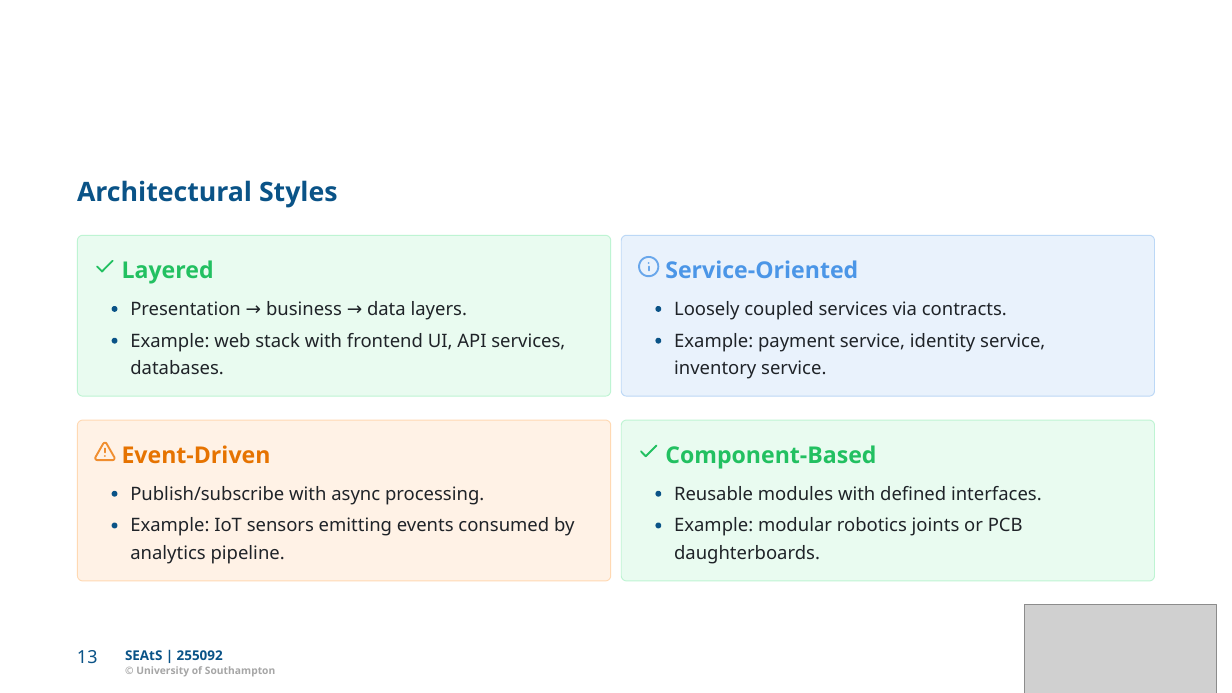
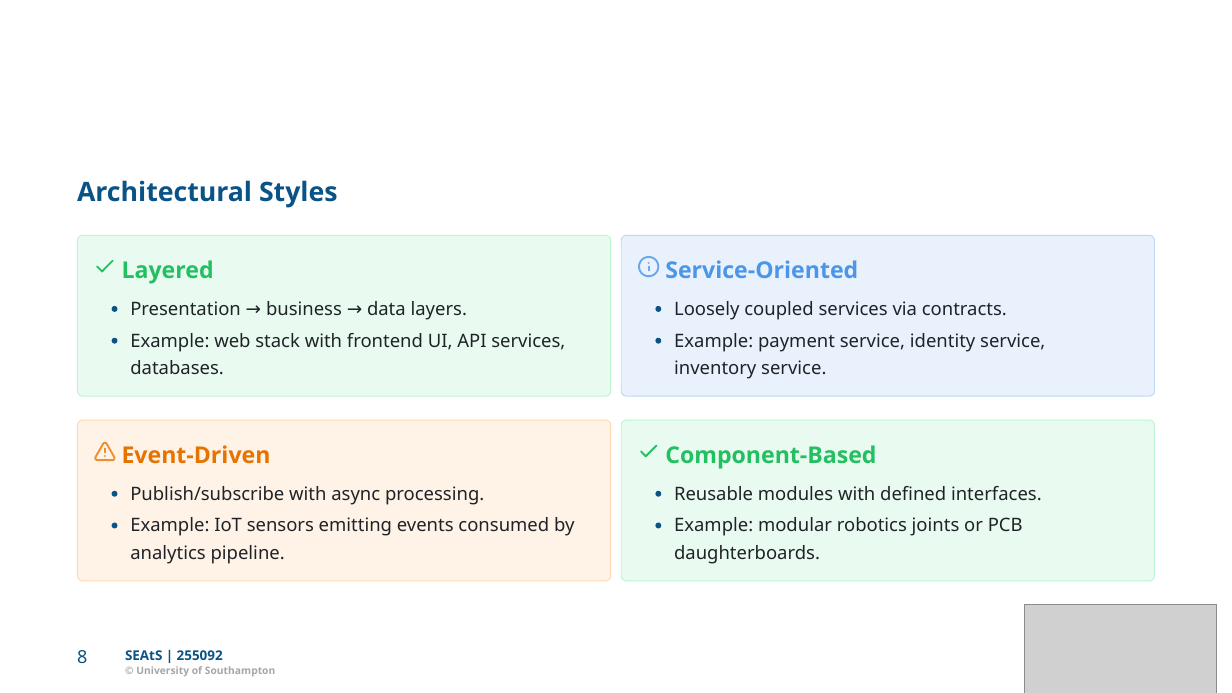
Before and after one commit to Dr-AlHashimy/Module_AICE2005_2627, a slide deck: slide 8 of html/COMP-_L6.1_Lecture.pptx (slide 13 before the commit). Drawn at 1232x693 pixels with LibreOffice and Linux fonts; fonts in the diff are those of the drawing; grey boxes stand for pictures. Boxes give left, top, right and bottom in pixels: in the first picture for what was removed or moved away, otherwise in the second. Text is boxed around its words. In the diff, an @@ line names an element or a change of style, - is before the commit and + after.

```diff
--- a/html/COMP-_L6.1_Lecture.pptx
+++ b/html/COMP-_L6.1_Lecture.pptx
@@ freeform shape: place and size @@
-freeform shape at <box>69,641,108,672</box>
+freeform shape at <box>69,641,96,672</box>
@@ text removed at <box>77,650,98,664</box> @@
-13
@@ text added at <box>77,650,87,663</box>, 14 pt, text #0A5387 @@
+8
```
Also in this commit, not shown: 13 other slides changed, 5 slides removed, 5 other files.
